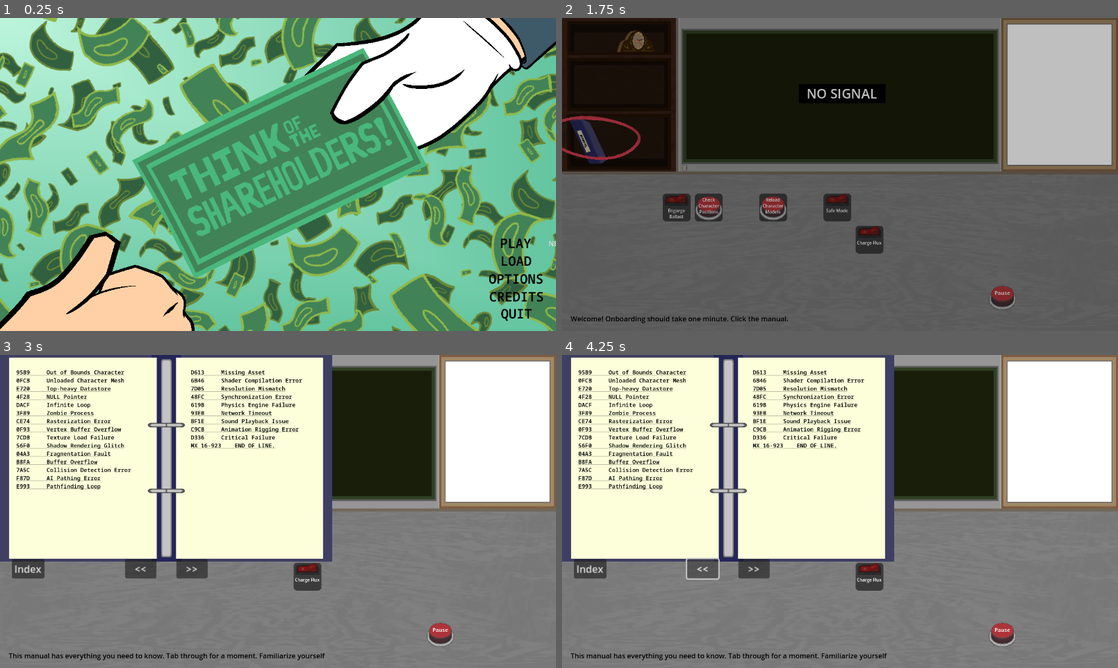
Above: before the commit, frames 1-4 (two rows, left to right).
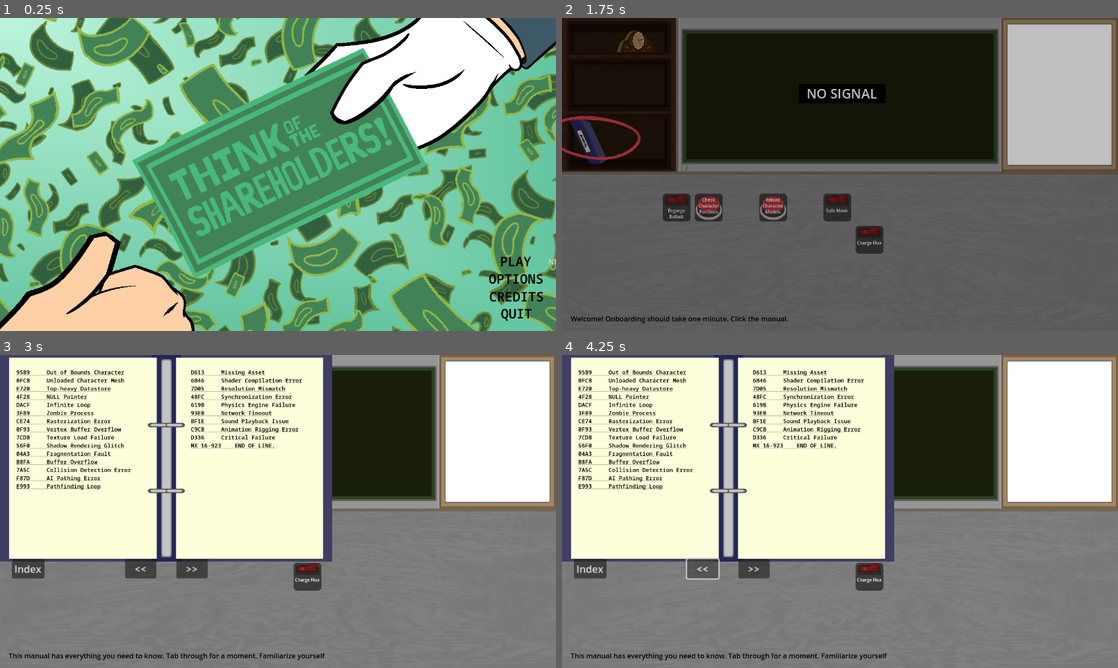
Above: after the commit, the same moments.

Repository: Carth501/team-ferret
Game: Godot game, scene res://scenes/main_menu.tscn
Two runs of this game, one before a commit and one after it. Both use one fixed random seed, a clock stepped at 60 frames per second and the inputs below. Sound files missing from this copy of the repository are replaced by a short silence.
Inputs (mouse positions are in pixels of both pictures, inside the frame that each line leads up to):
- Up to frame 1 (0.25 s): no input
- Up to frame 2 (1.75 s): click "NEW GAME" at 0.5 s; click "CONTINUE" at 1.25 s
- Up to frame 3 (3 s): click (144, 545) at 2.02 s; click (27, 477) at 2.75 s
- Up to frame 4 (4.25 s): click "<<" at 3.5 s

The runs differ from the first frame. In frame 1, 0.2% of the frame differs, in the area x 90-100%, y 70-80%; in frame 2, 0.3%; in frame 3, 0.3%, in the area x 76-82%, y 85-94%; in frame 4, 0.3%.

Commit message:
hide pause in tutorial and hide load in main menu

Diff:
--- a/scenes/main_menu.tscn
+++ b/scenes/main_menu.tscn
@@ -191,8 +191,9 @@
 [node name="play" type="Button" parent="MenuContainer/Button Control"]
 custom_minimum_size = Vector2(80, 0)
 layout_mode = 2
-offset_right = 47.0
-offset_bottom = 31.0
+offset_top = 42.0
+offset_right = 141.0
+offset_bottom = 73.0
 size_flags_horizontal = 8
 size_flags_vertical = 4
 theme_override_styles/normal = SubResource("StyleBoxEmpty_awlsb")
@@ -206,6 +207,7 @@
 script = ExtResource("4_yxiqb")
 
 [node name="load" type="Button" parent="MenuContainer/Button Control"]
+visible = false
 custom_minimum_size = Vector2(80, 0)
 layout_mode = 2
 offset_top = 41.0
--- a/scripts/tutorial.gd
+++ b/scripts/tutorial.gd
@@ -23,6 +23,7 @@
 	cubicle_instance.level_clock_handler.visible = false
 	cubicle_instance.simulation_screen.visible = false
 	cubicle_instance.pager_ref.visible = false
+	cubicle_instance.pause_button.visible = false
 
 func step1():
 	textbox.text = "Welcome! Onboarding should take one minute. Click the manual."
